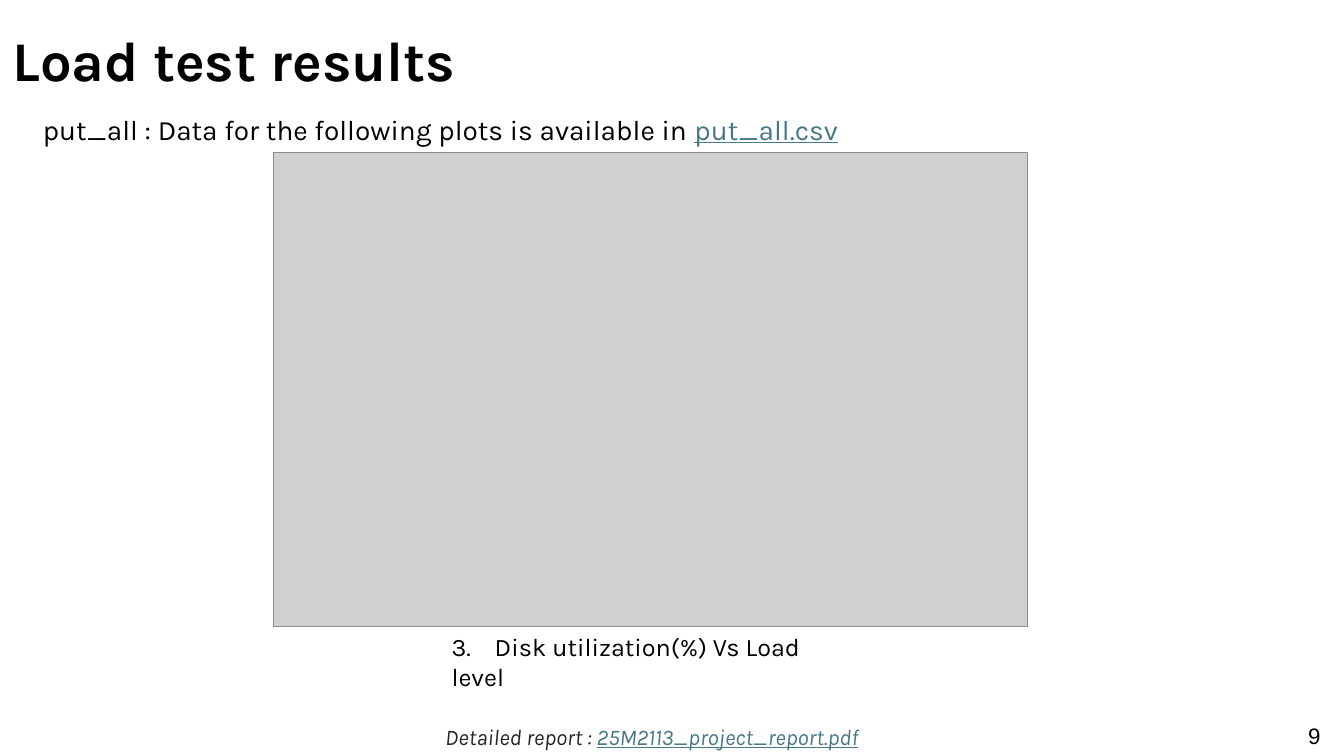
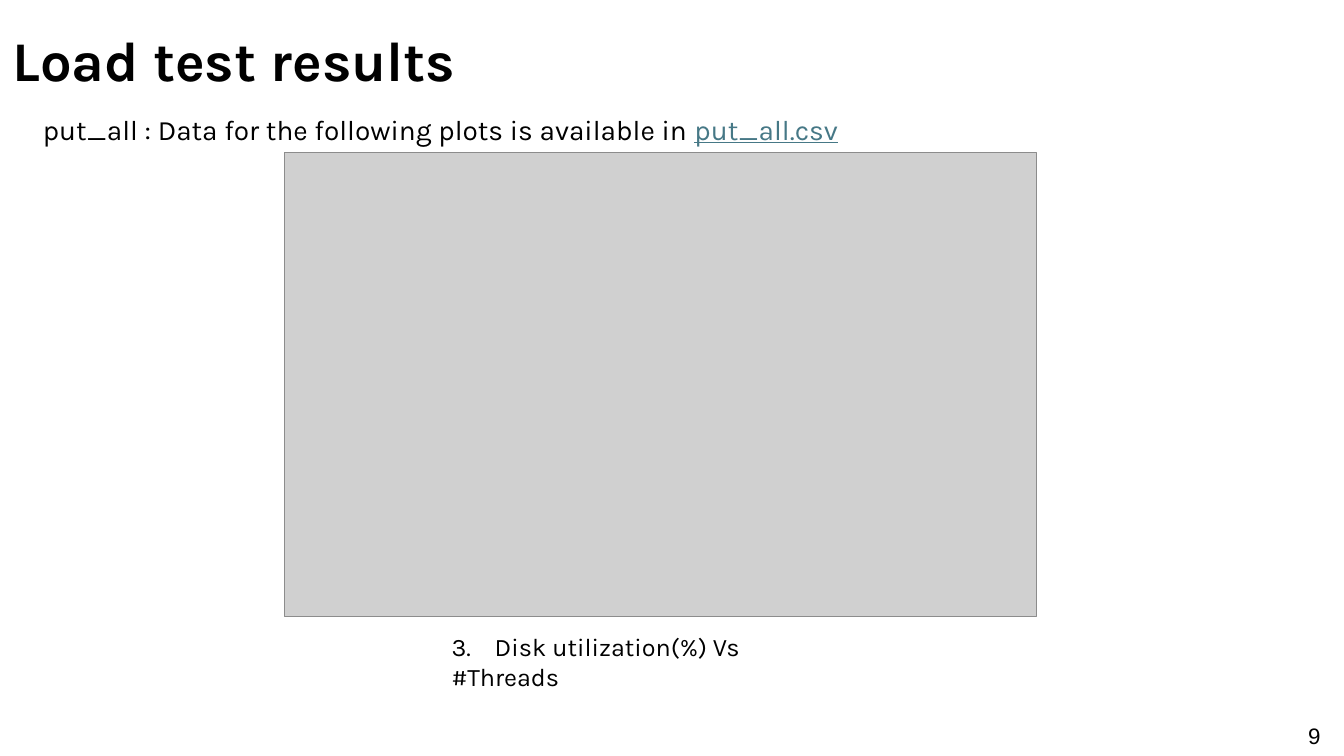
Before and after one commit to s1ddh3sh/CS744-project, a slide deck: slide 9 of 25M2113_project.pptx. Drawn at 1344x756 pixels with LibreOffice and Linux fonts; fonts in the diff are those of the drawing; grey boxes stand for pictures. Boxes give left, top, right and bottom in pixels: in the first picture for what was removed or moved away, otherwise in the second. Text is boxed around its words. In the diff, an @@ line names an element or a change of style, - is before the commit and + after.

```diff
--- a/25M2113_project.pptx
+++ b/25M2113_project.pptx
@@ picture: place and size @@
-picture at [274, 152, 1027, 627]
+picture at [284, 152, 1036, 616]
@@ text at [452, 638, 740, 687]: text changed @@
-3. Disk utilization(%) Vs Load level
+3. Disk utilization(%) Vs #Threads
@@ text removed at [445, 729, 859, 751] @@
-Detailed report : 25M2113_project_report.pdf
```
Also in this commit, not shown: 6 other slides changed, 1 slide added, 3 other files.
